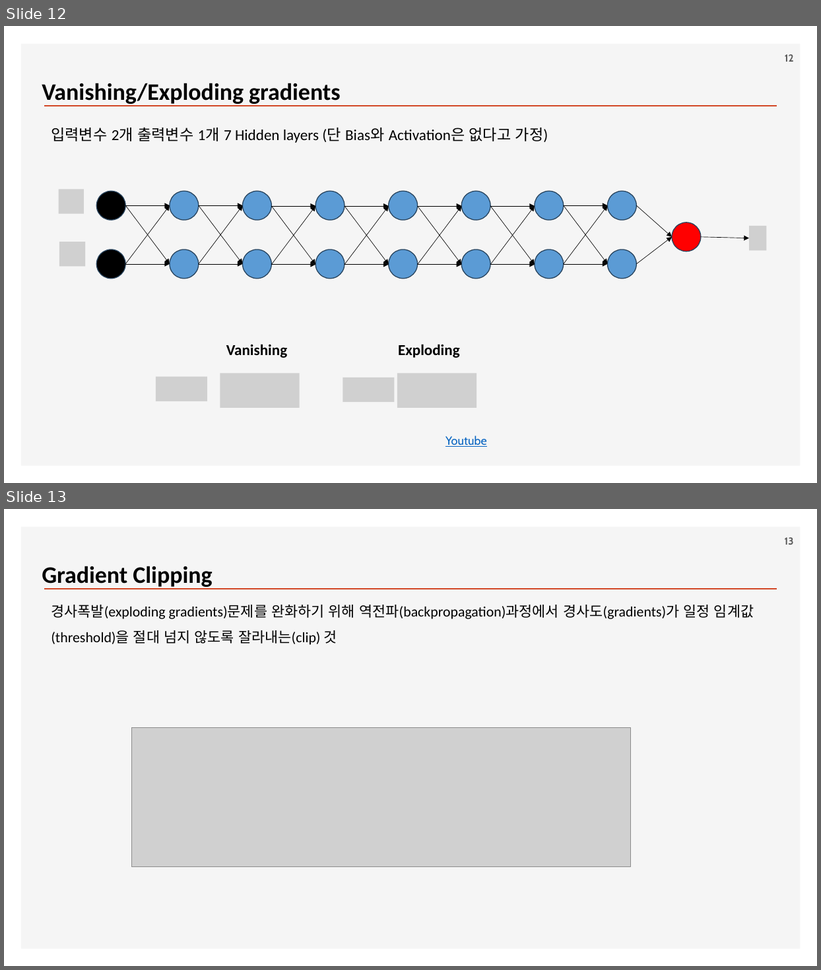
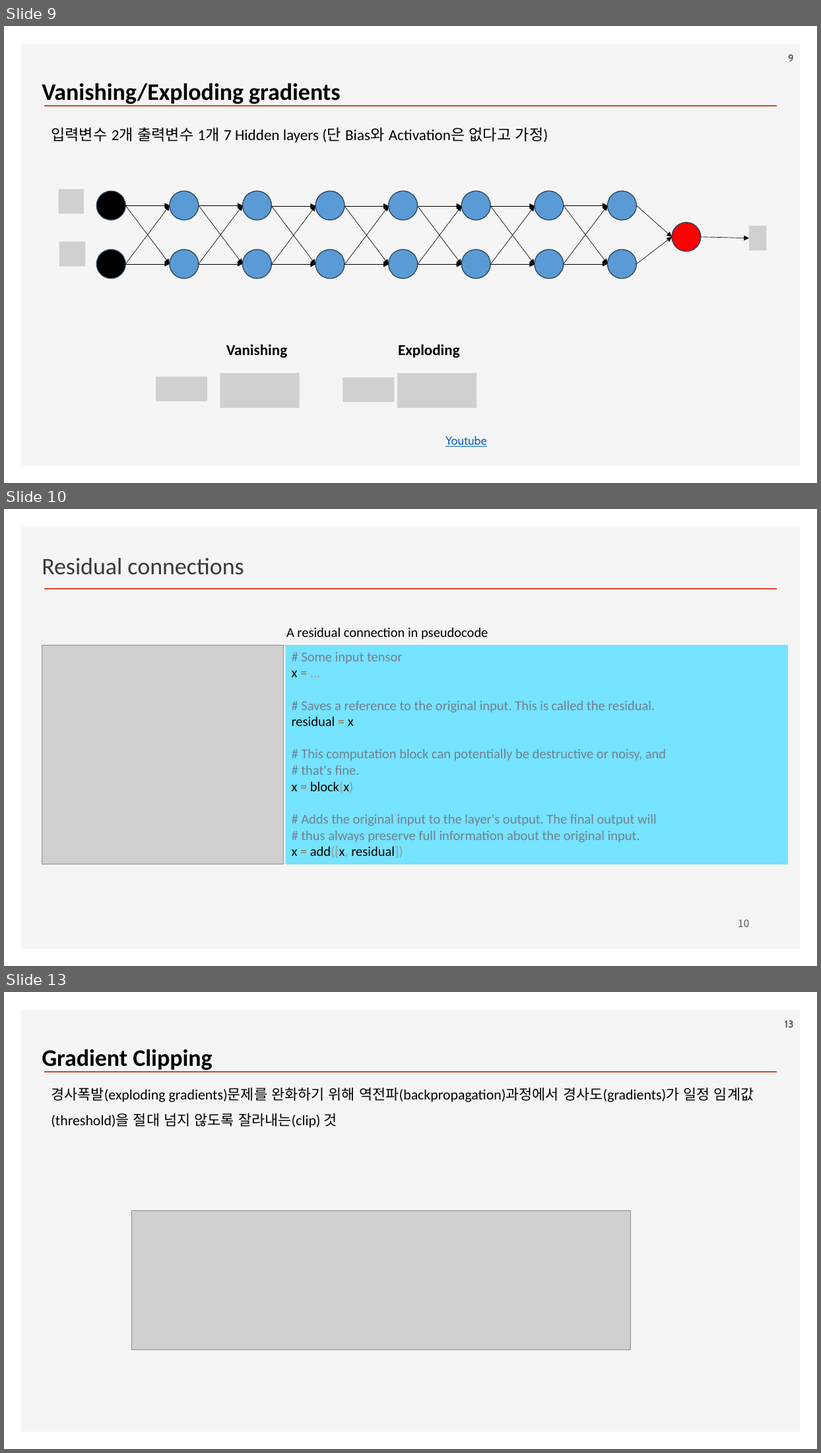
Before and after one commit to ancestor9/2026_Fall_Deep-Learning-with-Python, a slide deck: Chapter 09 ConvNet architecture patterns.pptx. Shown one above the other, each under a label of ours: slides 12 and 13 before the commit, slides 9, 10 and 13 after it; the slides between them are not shown. The pictures are 821x970 and 821x1453 pixels, drawn with LibreOffice and Linux fonts; fonts in the diff are those of the drawing; grey boxes stand for pictures; background and template pictures are left out. Boxes give left, top, right and bottom in pixels: in the first picture for what was removed or moved away, otherwise in the second. Text is boxed around its words. In the diff, an @@ line names an element or a change of style, - is before the commit and + after.

```diff
--- a/Chapter 09 ConvNet architecture patterns.pptx
+++ b/Chapter 09 ConvNet architecture patterns.pptx
@@ slide 10 added at (x1=4, y1=509, x2=817, y2=966), background #FFFFFF; not listed: 2 template elements that a slide beside it also shows @@
@@ text added at (x1=42, y1=558, x2=244, y2=575), 28 pt, text #3B3838 @@
+Residual connections
@@ text added at (x1=286, y1=627, x2=488, y2=640), 16 pt, text #000000 @@
+A residual connection in pseudocode
@@ picture added at (x1=42, y1=645, x2=283, y2=865) @@
@@ rectangle added at (x1=286, y1=645, x2=789, y2=865), fill #76E3FF, 16 pt, text #708090 @@
+# Some input tensor
+x = ...
+# Saves a reference to the original input. This is called the residual.
+residual = x
+# This computation block can potentially be destructive or noisy, and
+# that's fine.
+x = block(x)
+# Adds the original input to the layer's output. The final output will
+# thus always preserve full information about the original input.
+x = add([x, residual])
@@ page number added at (x1=738, y1=920, x2=749, y2=927), 12 pt, text #595959 @@
+10
@@ what was slide 12 is now slide 9 @@
@@ page number at (x1=788, y1=54, x2=794, y2=62): text changed @@
-12
+9
```
Also in this commit, not shown: 6 slides changed, 7 other slides added, 1 other file.
